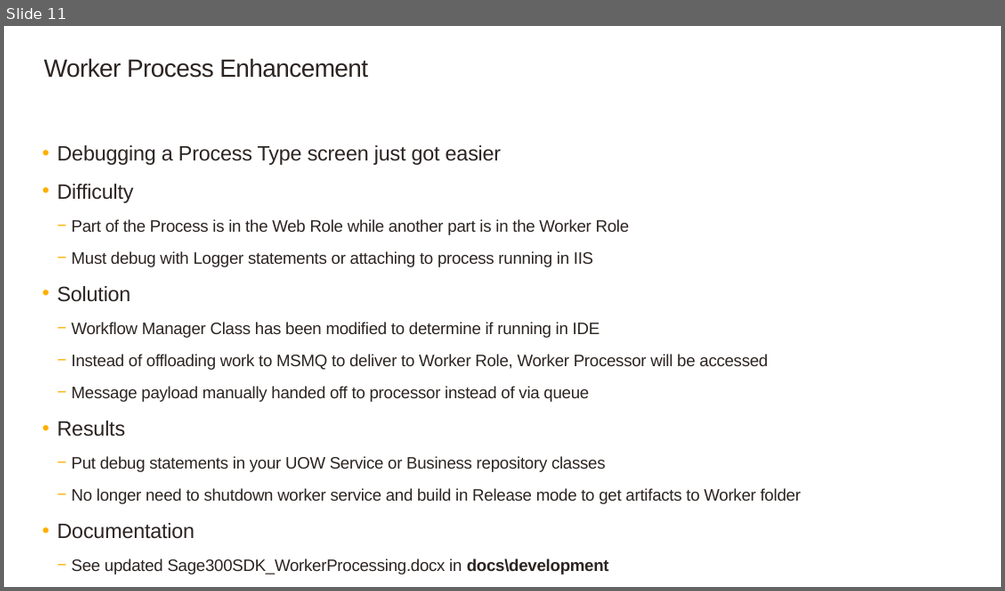
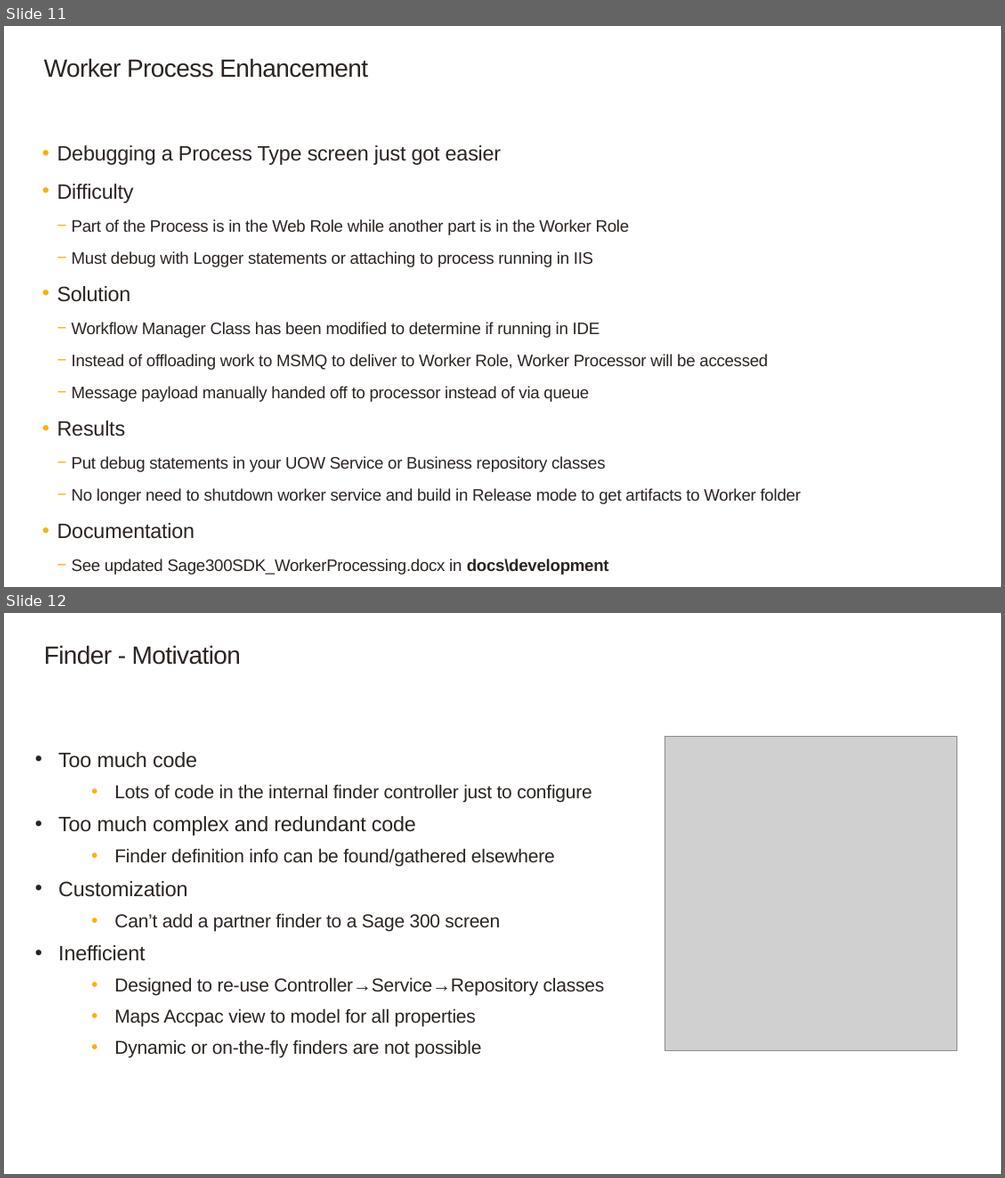
Before and after one commit to SageNADev/Sage300-SDK, a slide deck: docs/presentations/Sage300SDK_20192WebSDKOverview.pptx. Shown one above the other, each under a label of ours: slide 11 before the commit, slides 11 and 12 after it. The pictures are 1005x591 and 1005x1178 pixels, drawn with LibreOffice and Linux fonts; fonts in the diff are those of the drawing; grey boxes stand for pictures; background and template pictures are left out. Boxes give left, top, right and bottom in pixels: in the first picture for what was removed or moved away, otherwise in the second. Text is boxed around its words. In the diff, an @@ line names an element or a change of style, - is before the commit and + after.

```diff
--- a/docs/presentations/Sage300SDK_20192WebSDKOverview.pptx
+++ b/docs/presentations/Sage300SDK_20192WebSDKOverview.pptx
@@ slide 12 added at (4, 613, 1001, 1174), background #FFFFFF @@
@@ title added at (44, 645, 241, 665), 24 pt, text #2B2421 @@
+Finder - Motivation
@@ picture added at (664, 737, 957, 1051) @@
@@ text added at (58, 752, 605, 1057), 18 pt, text #2B2421 @@
+• Too much code
+  • Lots of code in the internal finder controller just to configure
+• Too much complex and redundant code
+  • Finder definition info can be found/gathered elsewhere
+• Customization
+  • Can’t add a partner finder to a Sage 300 screen
+• Inefficient
+  • Designed to re-use Controller→Service→Repository classes
+  • Maps Accpac view to model for all properties
+  • Dynamic or on-the-fly finders are not possible
```
Also in this commit, not shown: 10 slides changed, 14 other slides added, 2 slides removed.
